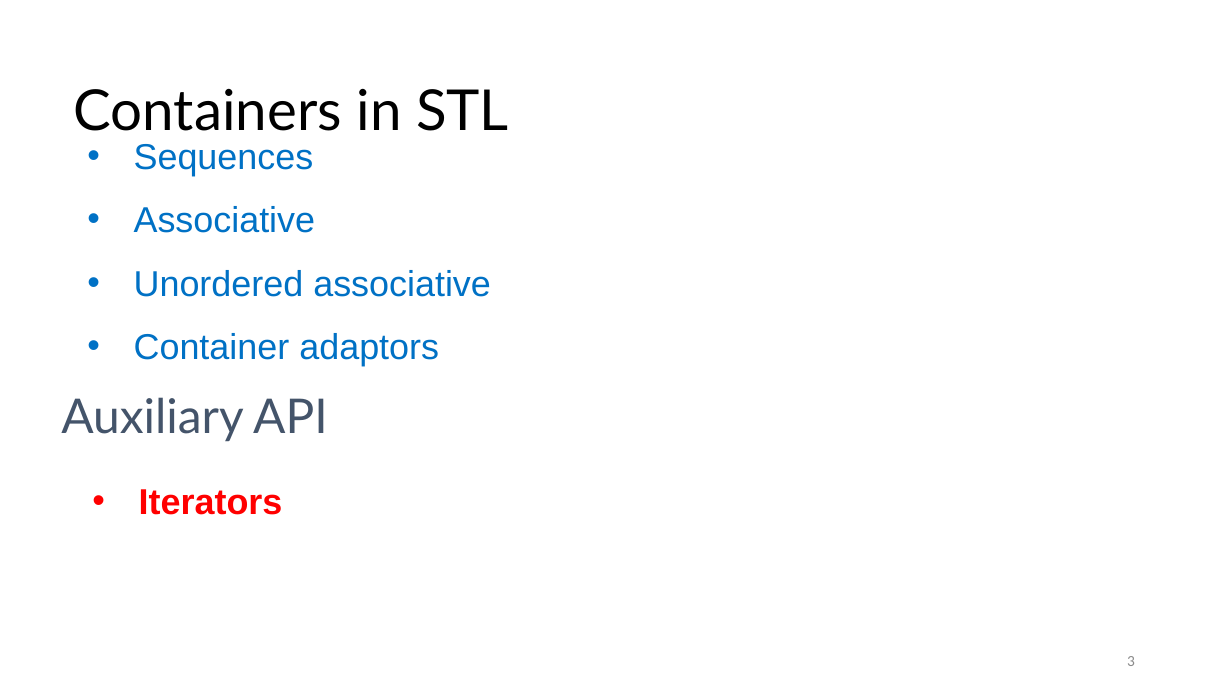
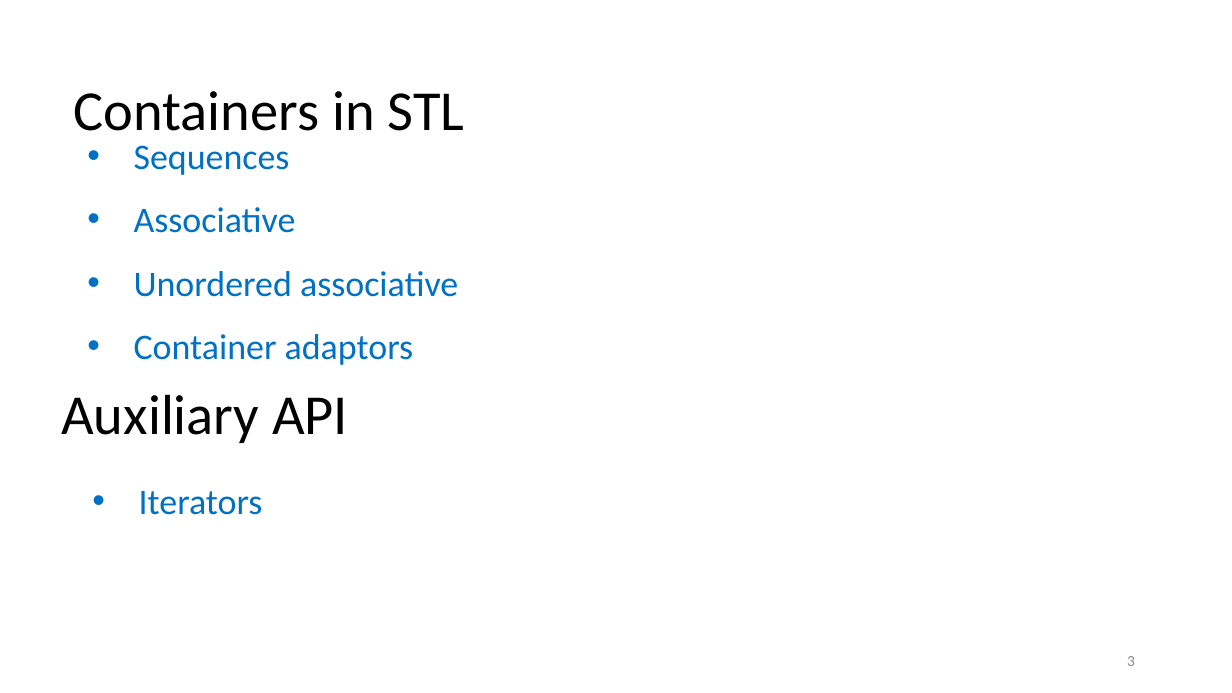
Before and after one commit to rarutyun/cpp-courses, a slide deck: slide 3 of 08_iterators/08_iterators.pptx. Drawn at 1232x693 pixels with LibreOffice and Linux fonts; fonts in the diff are those of the drawing. Boxes give left, top, right and bottom in pixels: in the first picture for what was removed or moved away, otherwise in the second. Text is boxed around its words. In the diff, an @@ line names an element or a change of style, - is before the commit and + after.

Commit message:
Change fonts

```diff
--- a/08_iterators/08_iterators.pptx
+++ b/08_iterators/08_iterators.pptx
@@ title "Containers in STL" at (74, 91, 465, 131): font Lato to Calibri @@
@@ text "Sequences" at (134, 145, 458, 365): font Arial to Calibri @@
@@ text "Auxiliary API" at (61, 394, 348, 443): size 28 to 33 pt, font Lato to Calibri, text colour #44546A to #000000; line spacing 1 to 0.9 @@
@@ text "Iterators" at (139, 491, 263, 515): font Arial to Calibri, text colour #FF0000 to #0071C5, bold off @@
```
Also in this commit, not shown: 25 other slides changed.
